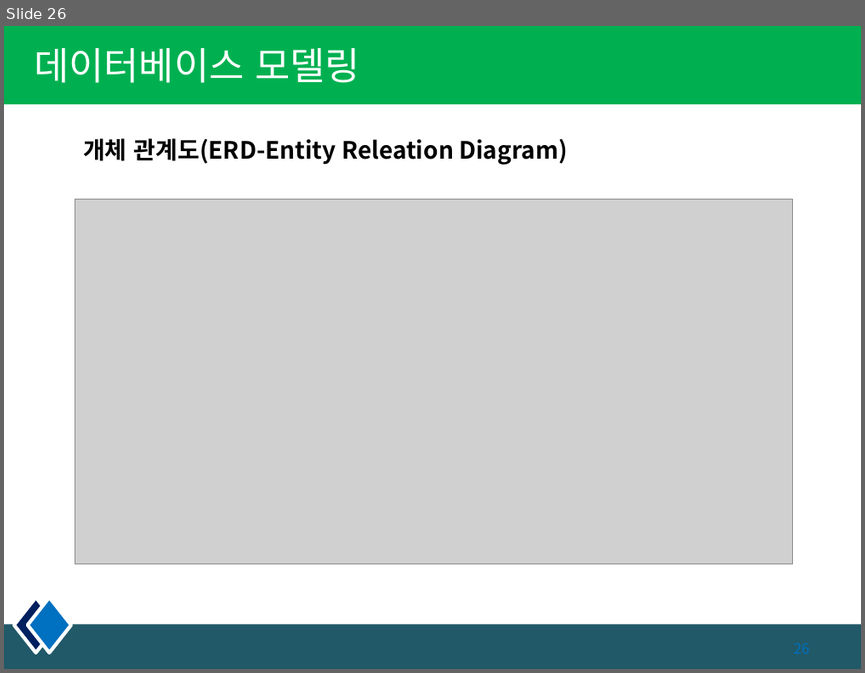
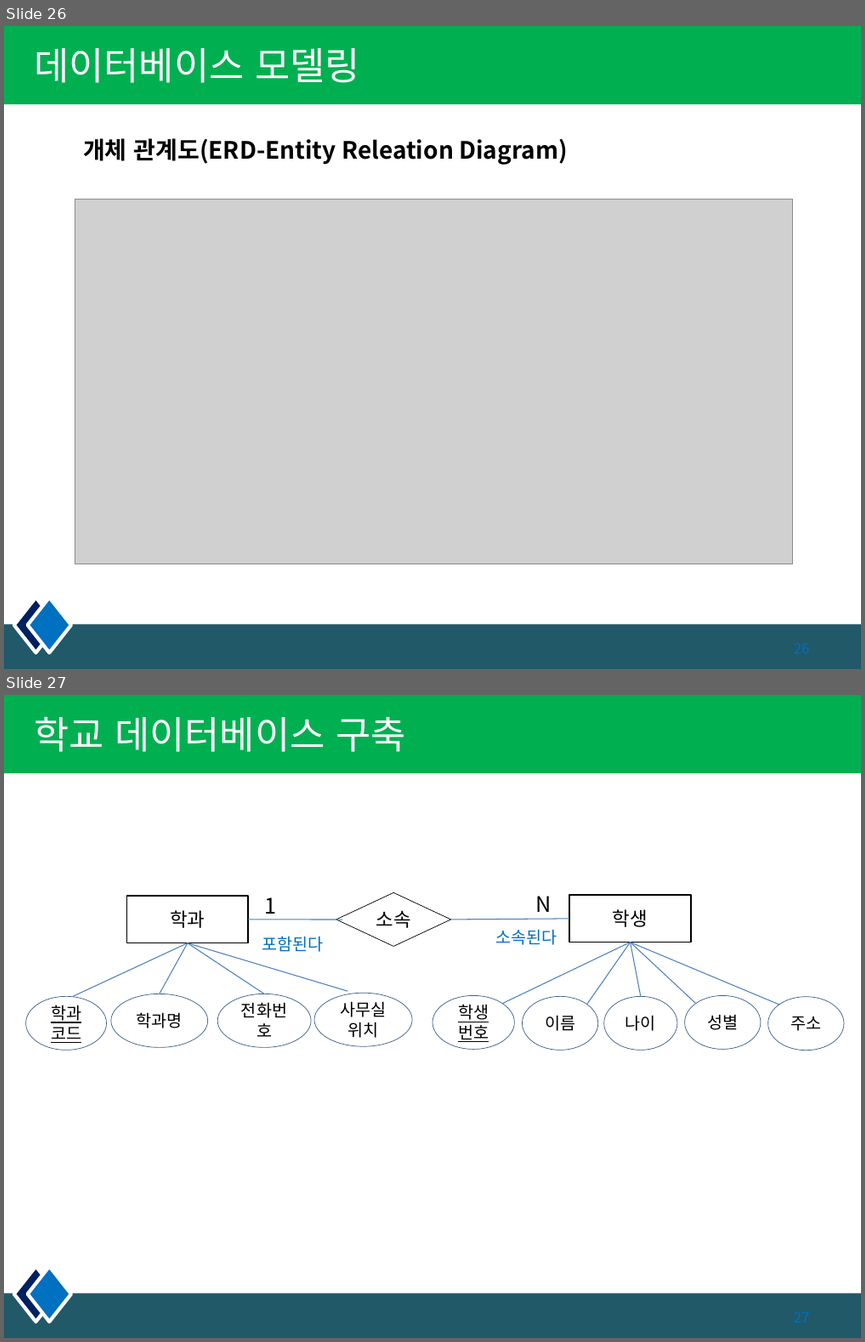
Before and after one commit to pshho/sqlWorks, a slide deck: 자료/sqld/DB_PPT/3장. 데이터 모델링.pptx. Shown one above the other, each under a label of ours: slide 26 before the commit, slides 26 and 27 after it. The pictures are 865x673 and 865x1342 pixels, drawn with LibreOffice and Linux fonts; fonts in the diff are those of the drawing; grey boxes stand for pictures. Boxes give left, top, right and bottom in pixels: in the first picture for what was removed or moved away, otherwise in the second. Text is boxed around its words. In the diff, an @@ line names an element or a change of style, - is before the commit and + after.

```diff
--- a/자료/sqld/DB_PPT/3장. 데이터 모델링.pptx
+++ b/자료/sqld/DB_PPT/3장. 데이터 모델링.pptx
@@ slide 27 added at (4, 695, 861, 1338), background #FFFFFF; not listed: 4 template elements that a slide beside it also shows @@
@@ title added at (34, 716, 405, 752), 32 pt, text #FFFFFF @@
+학교 데이터베이스 구축
@@ rectangle added at (126, 896, 248, 942), outline #000000 1 pt, 16 pt, text #000000 @@
+학과
@@ text added at (264, 897, 276, 913), 18 pt, text #000000 @@
+1
@@ diamond added at (336, 893, 451, 947), outline #000000 0.5 pt, 16 pt, text #000000 @@
+소속
@@ text added at (535, 896, 551, 912), 18 pt, text #000000 @@
+N
@@ rectangle added at (569, 895, 691, 941), outline #000000 1 pt, 16 pt, text #000000 @@
+학생
@@ line added from (248, 919) to (342, 919), #4B7EBC 0.75 pt @@
@@ line added from (451, 919) to (569, 919), #4B7EBC 0.75 pt @@
@@ line added from (188, 942) to (73, 997), #4B7EBC 0.75 pt @@
@@ line added from (188, 942) to (159, 994), #4B7EBC 0.75 pt @@
@@ line added from (188, 942) to (264, 994), #4B7EBC 0.75 pt @@
@@ line added from (188, 942) to (347, 991), #4B7EBC 0.75 pt @@
@@ text added at (262, 936, 323, 952), 14 pt, text #0070C0 @@
+포함된다
@@ text added at (495, 929, 556, 945), 14 pt, text #0070C0 @@
+소속된다
@@ line added from (630, 941) to (503, 1004), #4B7EBC 0.75 pt @@
@@ line added from (630, 941) to (586, 1004), #4B7EBC 0.75 pt @@
@@ line added from (630, 941) to (641, 997), #4B7EBC 0.75 pt @@
@@ line added from (630, 941) to (779, 1004), #4B7EBC 0.75 pt @@
@@ line added from (630, 941) to (695, 1004), #4B7EBC 0.75 pt @@
@@ ellipse added at (25, 997, 106, 1050), outline #3A5F8C 0.5 pt, 14 pt, text #000000, underline @@
+학과
+코드
@@ ellipse added at (111, 994, 208, 1048), outline #3A5F8C 0.5 pt, 14 pt, text #000000 @@
+학과명
@@ ellipse added at (217, 994, 311, 1048), outline #3A5F8C 0.5 pt, 14 pt, text #000000 @@
+전화번호
@@ ellipse added at (314, 993, 412, 1046), outline #3A5F8C 0.5 pt, 14 pt, text #000000 @@
+사무실위치
@@ ellipse added at (432, 996, 515, 1049), outline #3A5F8C 0.5 pt, 14 pt, text #000000, underline @@
+학생번호
@@ ellipse added at (522, 997, 599, 1050), outline #3A5F8C 0.5 pt, 14 pt, text #000000 @@
+이름
@@ ellipse added at (604, 997, 677, 1050), outline #3A5F8C 0.5 pt, 14 pt, text #000000 @@
+나이
@@ ellipse added at (684, 996, 760, 1049), outline #3A5F8C 0.5 pt, 14 pt, text #000000 @@
+성별
@@ ellipse added at (768, 997, 845, 1050), outline #3A5F8C 0.5 pt, 14 pt, text #000000 @@
+주소
```
Also in this commit, not shown: 3 slides changed, 1 other slide added, 3 slides removed, 6 other files.
